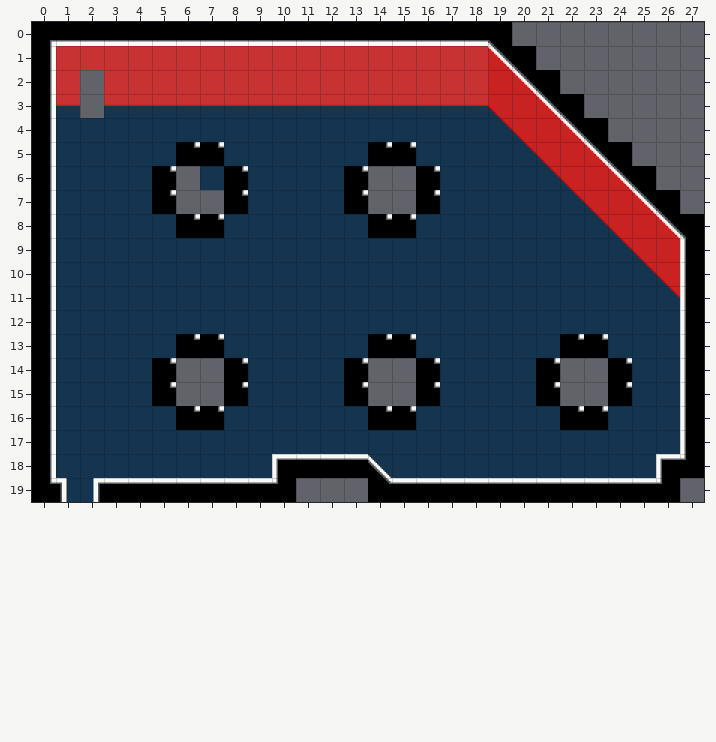
Level history. Tiled map: LCB_Map/data/maps/main_3_lab3.tmx. This is how it looked before the edit.
Cells are 64x64 px. Shown: x 0..27, y 0..19. The old version is drawn lined up with the new one.
The same view after the edit:
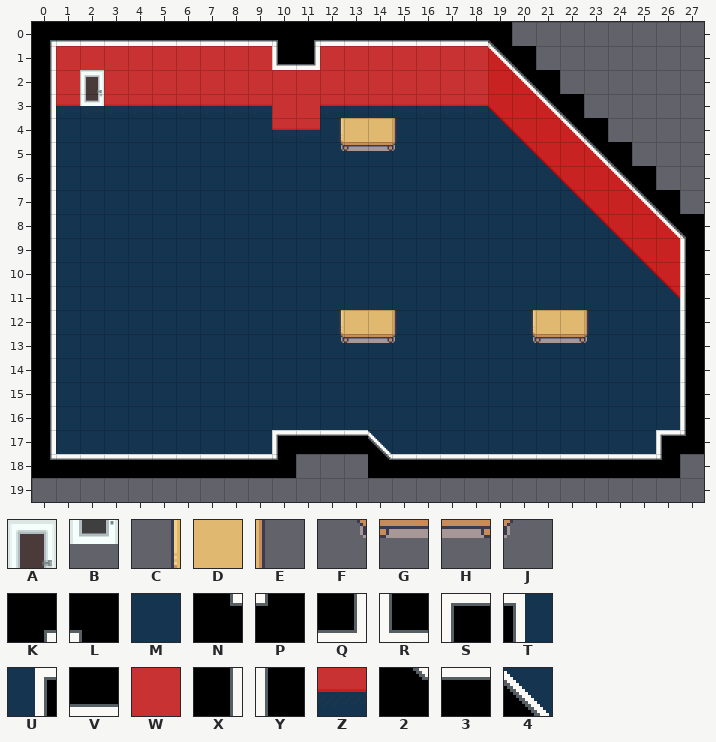
Key: from "LCB_furnishing": A 40, B 59, C 323, D 324, E 326, F 342, G 343, H 344, J 345; from "LCB_indoor": K 10, L 11, M 23, N 35, P 36, Q 62, R 63, S 88, T 526, U 528, V 552, W 577, X 600, Y 604, Z 627, 2 676, 3 677, 4 689.
_ is an empty cell, . an unchanged one.
Tiles of an added or newly shown layer are drawn over the layers below it.
See-through tiles are keyed as they look on the map.
Change:
map size 28x20 -> 28x19 cells
--- layer "Floor"
@@ x 2..16 @@
- 0 ........VV.....
- 1 ........WW.....
- 2 _..............
- 3 _.......ZZ.....
- 4 ........MM.....
- 5 ....NN......NN.
- 6 ...N_.N....N__N
- 7 ...N__N....N__N
- 8 ....NN......NN.
+ 0 ........LK.....
+ 1 ........RQ.....
+ 2 W..............
+ 3 Z.......WW.....
+ 4 ........ZZ.....
+ 5 ....MM......MM.
+ 6 ...MM.M....MMMM
+ 7 ...MMMM....MMMM
+ 8 ....MM......MM.
@@ x 0..27 @@
-13 ......NN......NN......NN....
-14 .....N__N....N__N....N__N...
-15 .....N__N....N__N....N__N...
-16 ......NN......NN......NN....
-17 ..........MMMMM...........MY
-18 XMMMMMMMMMS3334MMMMMMMMMMMSP
-19 NTU3333333P...233333333333P.
+13 ......MM......MM......MM....
+14 .....MMMM....MMMM....MMMM...
+15 .....MMMM....MMMM....MMMM...
+16 ......MM......MM......MM....
+17 ..........S3334...........SP
+18 N333333333P___233333333333P_
+19 ___________..._____________.
--- layer "Furnishing" (added)
@@ x 2..15 @@
- 2 _.............
- 3 _.............
- 4 ..........____
- 5 ..........____
+ 2 A.............
+ 3 B.............
+ 4 ..........CDDE
+ 5 ..........FGHJ
@@ x 12..23 @@
-12 ____....____
-13 ____....____
+12 CDDE....CDDE
+13 FGHJ....FGHJ
Changed places in both pictures, as pixel boxes (x1, y1, x2, y2):
changed: (272, 40, 320, 70)
added: (80, 70, 104, 118)
changed: (272, 104, 440, 238)
changed: (152, 142, 248, 238)
changed: (32, 310, 704, 502)
